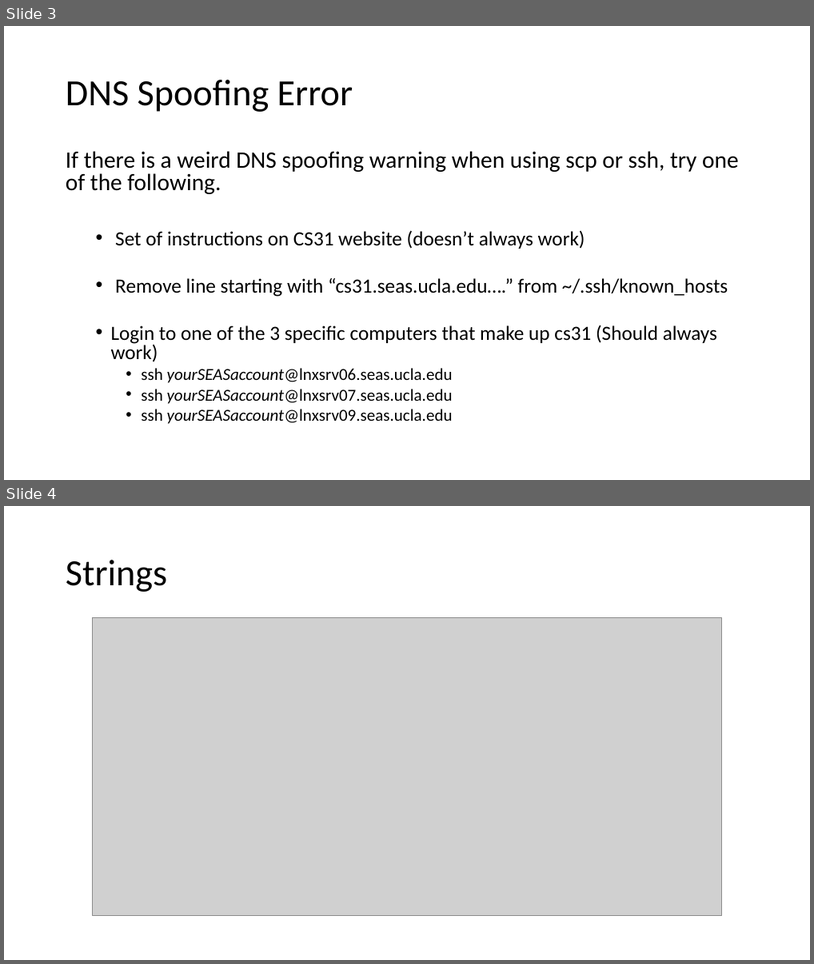
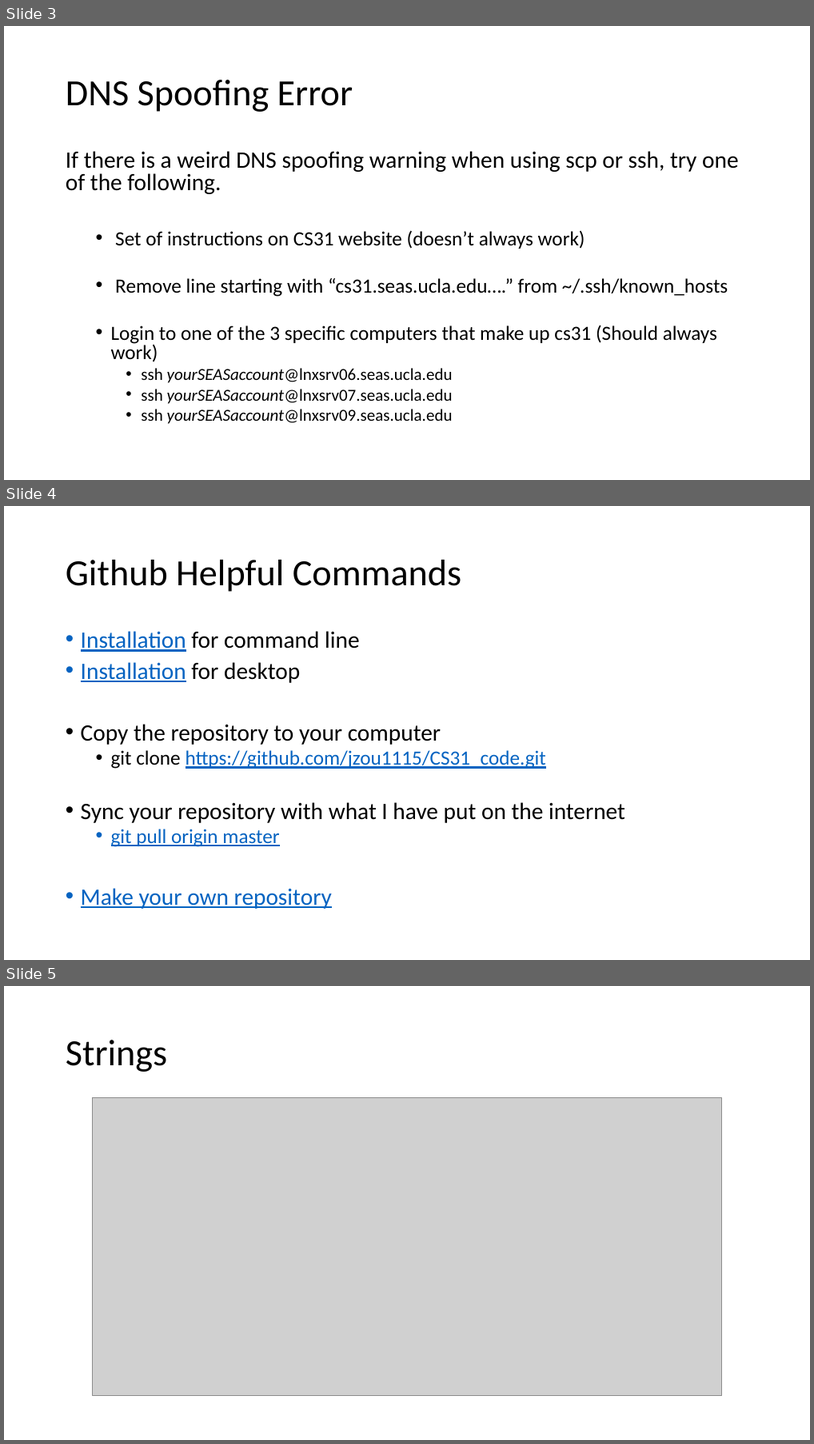
Before and after one commit to jzou1115/CS31_code, a slide deck: week2/week2_JZ.pptx. Shown one above the other, each under a label of ours: slides 3 and 4 before the commit, slides 3, 4 and 5 after it. The pictures are 814x964 and 814x1444 pixels, drawn with LibreOffice and Linux fonts; fonts in the diff are those of the drawing; grey boxes stand for pictures. Boxes give left, top, right and bottom in pixels: in the first picture for what was removed or moved away, otherwise in the second. Text is boxed around its words. In the diff, an @@ line names an element or a change of style, - is before the commit and + after.

```diff
--- a/week2/week2_JZ.pptx
+++ b/week2/week2_JZ.pptx
@@ slide 4 added at bbox=[4, 506, 810, 960], background #FFFFFF @@
@@ title added at bbox=[66, 560, 462, 592], 44 pt, text #000000 @@
+Github Helpful Commands
@@ text added at bbox=[81, 631, 626, 908], 28 pt, text #000000 @@
+• Installation for command line
+• Installation for desktop
+• Copy the repository to your computer
+  • git clone https://github.com/jzou1115/CS31_code.git
+• Sync your repository with what I have put on the internet
+  • git pull origin master
+• Make your own repository
@@ what was slide 4 is now slide 5 @@
```
Also in this commit, not shown: 2 slides changed, 5 other files.
